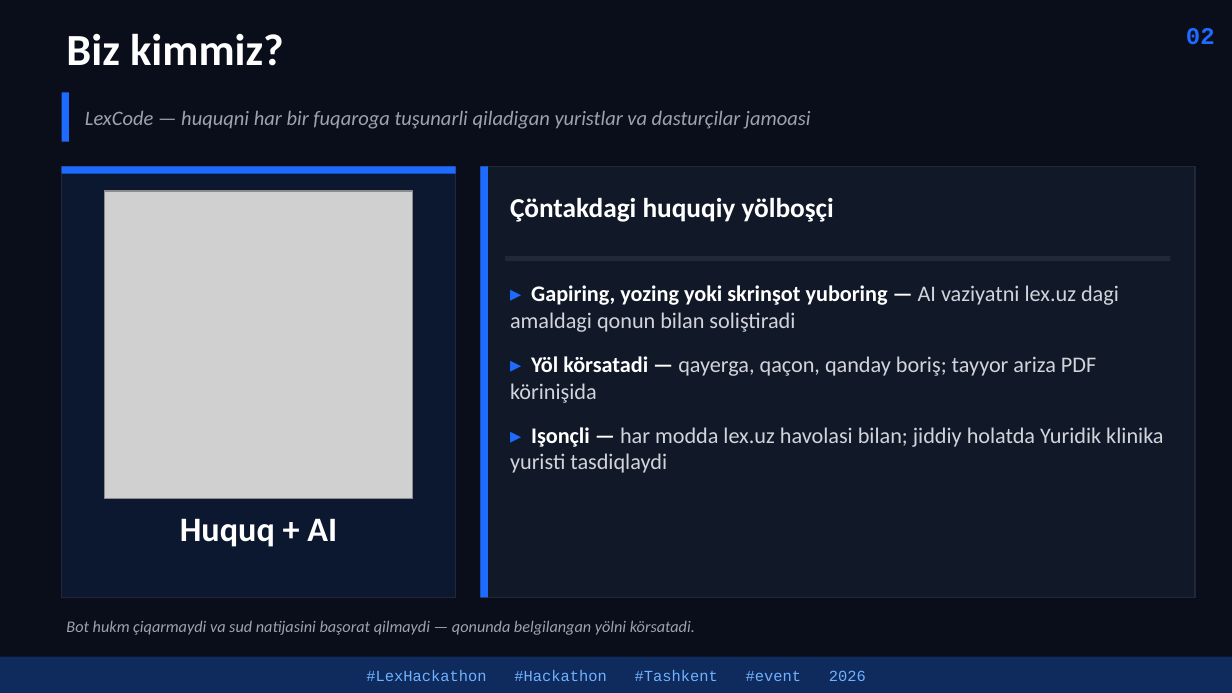
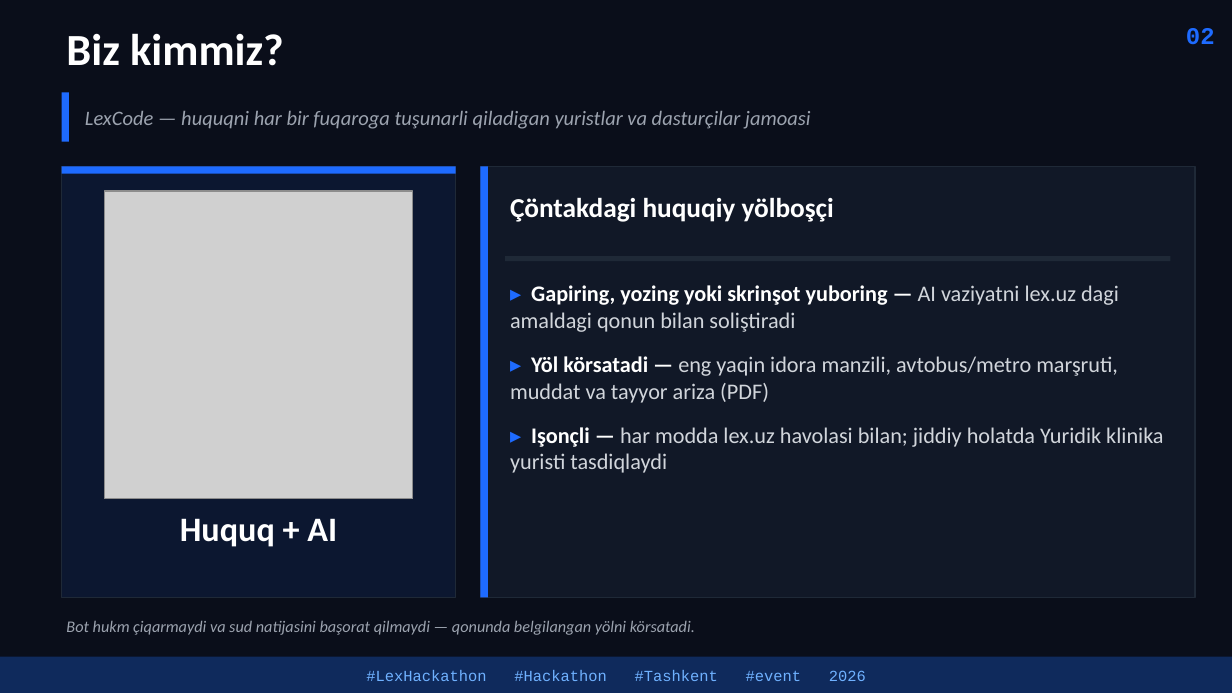
Before and after one commit to islomchoriyev607-star/LexCode, a slide deck: slide 2 of prezentatsiya/Huquqiy_Navigator_LexCode.pptx. Drawn at 1232x693 pixels with LibreOffice and Linux fonts; fonts in the diff are those of the drawing; grey boxes stand for pictures. Boxes give left, top, right and bottom in pixels: in the first picture for what was removed or moved away, otherwise in the second. Text is boxed around its words. In the diff, an @@ line names an element or a change of style, - is before the commit and + after.

```diff
--- a/prezentatsiya/Huquqiy_Navigator_LexCode.pptx
+++ b/prezentatsiya/Huquqiy_Navigator_LexCode.pptx
@@ text at [510,356,1118,403]: text changed @@
-▸ Yöl körsatadi — qayerga, qaçon, qanday boriş; tayyor ariza PDF körinişida
+▸ Yöl körsatadi — eng yaqin idora manzili, avtobus/metro marşruti, muddat va tayyor ariza (PDF)
```
Also in this commit, not shown: 3 other slides changed, 4 other files.
